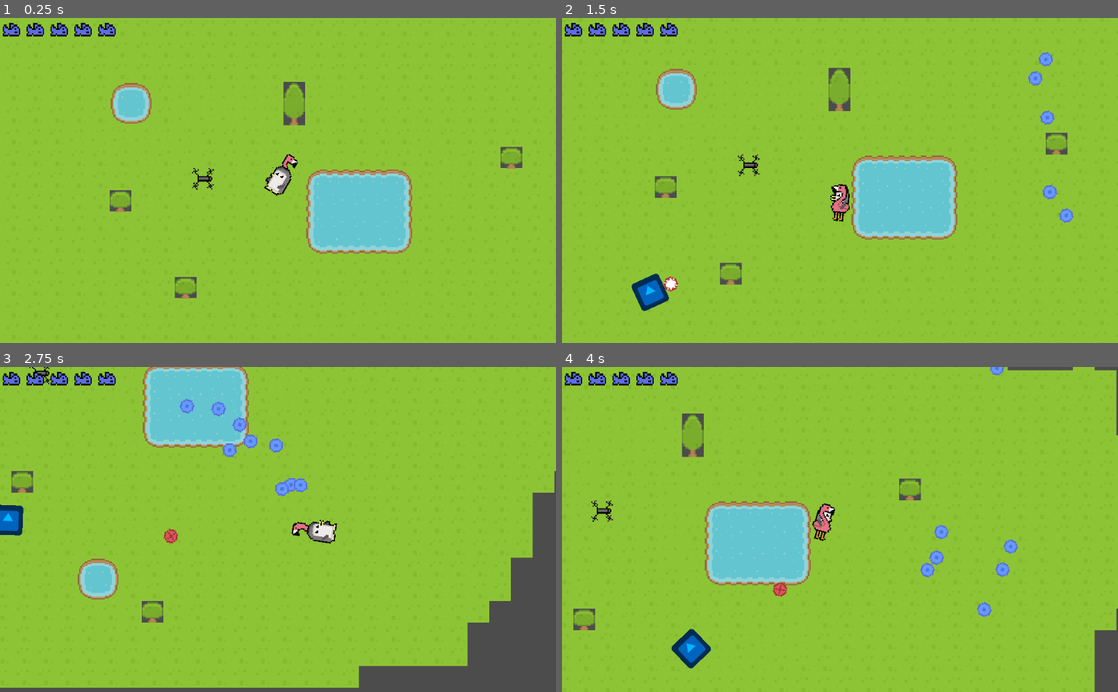
Above: before the commit, frames 1-4 (two rows, left to right).
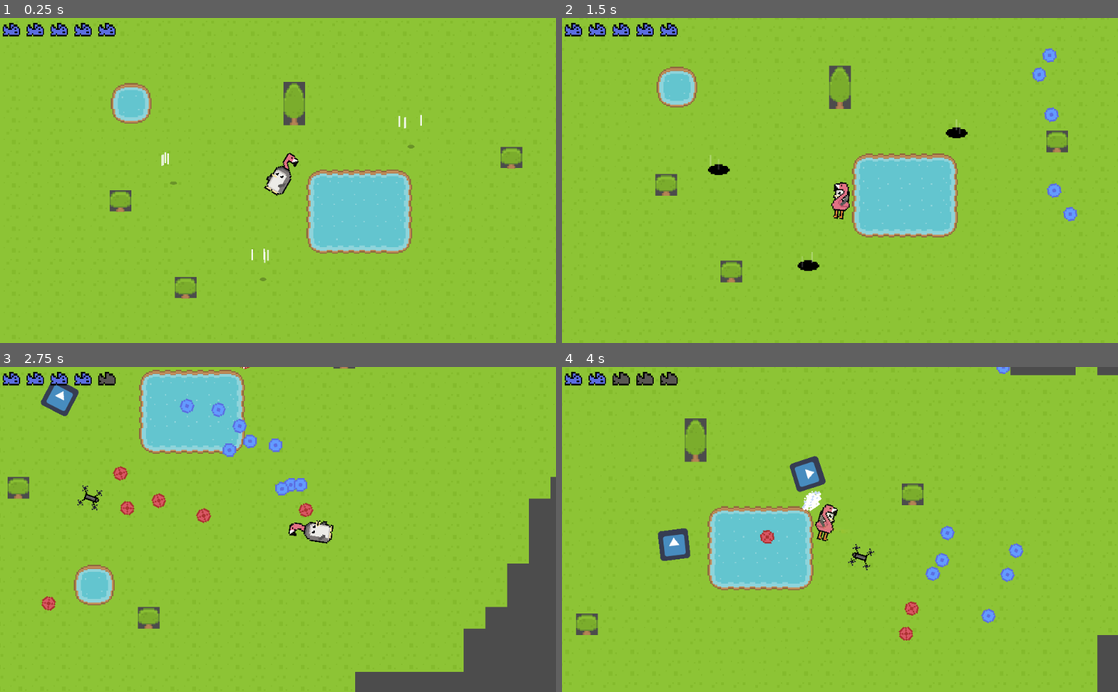
Above: after the commit, the same moments.

Repository: wladi0097/PenMingo
Game: Godot game, scene res://worlds/Debug.tscn
Two runs of this game, one before a commit and one after it. Both use one fixed random seed, a clock stepped at 60 frames per second and the inputs below. The engine's default icon, where the game draws it, is replaced by a stand-in: a white triangle on a blue panel in a dark square.
Inputs (mouse positions are in pixels of both pictures, inside the frame that each line leads up to):
- Up to frame 1 (0.25 s): no input
- Up to frame 2 (1.5 s): move the mouse to (962, 164) at 0.52 s; press the mouse at (962, 164) at 0.53 s; hold D (right) 0.53-1.28 s; right-click (962, 164) at 0.8 s; move the mouse to (728, 196) at 1.27 s; release the mouse at (728, 196) at 1.28 s; hold S (down) from 1.28 s (still down); right-click (728, 196) at 1.35 s
- Up to frame 3 (2.75 s): click (166, 545) at 1.55 s; move the mouse to (333, 458) at 2.02 s; release S (down) at 2.03 s; press the mouse at (333, 458) at 2.03 s; hold D (right) from 2.03 s (still down); right-click (333, 458) at 2.3 s
- Up to frame 4 (4 s): move the mouse to (812, 594) at 2.77 s; release D (right) at 2.78 s; release the mouse at (812, 594) at 2.78 s; hold W (up) 2.78-3.53 s; right-click (812, 594) at 2.85 s; click (812, 594) at 3.05 s; move the mouse to (1006, 578) at 3.52 s; press the mouse at (1006, 578) at 3.53 s; hold A (left) from 3.53 s (still down); right-click (1006, 578) at 3.8 s

The runs differ from the first frame. In frame 1, 0.3% of the frame differs, in the area x 29-76%, y 29-81%; in frame 2, 4.0%; in frame 3, 7.1%, in the area x 0-100%, y 0-100%; in frame 4, 6.7%.
Error before the commit: Invalid get index '0' (on base: 'PoolVector2Array'). (res://entities/SingleShotEnemy.gd:33)

Commit message:
add spwaner and invincible time

Diff:
--- a/entities/Player.gd
+++ b/entities/Player.gd
@@ -15,7 +15,10 @@
 
 onready var camera := $Camera2D
 onready var animations := $AnimationPlayer
+onready var hitAnimationPlayer := $HitAnimationPlayer
+onready var hitCooldown := $HitCooldown
 onready var switchTimer := $switchTimer
+onready var invincibleTimerAfterSwitch := $InvincibleTimerAfterSwitch
 onready var switchTrail := $switchTrail
 onready var collision := $CollisionShape2D
 onready var penguinShotPosition := $penguinShot
@@ -43,7 +46,7 @@
 	updateHpBox()
 	rng.randomize()
 
-func _process(delta):
+func _physics_process(delta):
 	movement()
 	rotateSpriteAccoringToMouse()
 
@@ -70,6 +73,7 @@
 func slide():
 	if switchTimer.is_stopped():
 		switchTimer.start()
+		invincibleTimerAfterSwitch.start()
 		penguinShootLoopAudio.stop()
 		if currentplayerType == PlayerTypes.PENGUIN:
 			showFlamingoSettings()
@@ -180,6 +184,10 @@
 		collision.position.y = -6
 
 func hit(body, dmg):
+	if !hitCooldown.is_stopped() || !invincibleTimerAfterSwitch.is_stopped(): return
+	hitCooldown.start()
+
+	hitAnimationPlayer.play("hit")
 	currentHp -= 1
 	updateHpBox()
 
--- a/entities/Player.tscn
+++ b/entities/Player.tscn
@@ -12,6 +12,34 @@
 [ext_resource path="res://assets/player/FlamingoIdle.png" type="Texture" id=10]
 [ext_resource path="res://assets/player/FlamingoMoving.png" type="Texture" id=11]
 [ext_resource path="res://assets/player/FlamingoAttack.png" type="Texture" id=12]
+
+[sub_resource type="Animation" id=23]
+resource_name = "hit"
+length = 0.8
+tracks/0/type = "value"
+tracks/0/path = NodePath("..:modulate")
+tracks/0/interp = 1
+tracks/0/loop_wrap = true
+tracks/0/imported = false
+tracks/0/enabled = true
+tracks/0/keys = {
+"times": PoolRealArray( 0.00290622, 0.202334, 0.388388, 0.593048, 0.78608 ),
+"transitions": PoolRealArray( 1, 1, 1, 1, 1 ),
+"update": 0,
+"values": [ Color( 1, 1, 1, 1 ), Color( 1, 1, 1, 0 ), Color( 1, 1, 1, 1 ), Color( 1, 1, 1, 0 ), Color( 1, 1, 1, 1 ) ]
+}
+tracks/1/type = "value"
+tracks/1/path = NodePath(".:zoom")
+tracks/1/interp = 1
+tracks/1/loop_wrap = true
+tracks/1/imported = false
+tracks/1/enabled = true
+tracks/1/keys = {
+"times": PoolRealArray( 0.00930272, 0.0720961, 0.355829 ),
+"transitions": PoolRealArray( 1, 1, 1 ),
+"update": 0,
+"values": [ Vector2( 0.4, 0.4 ), Vector2( 0.42, 0.42 ), Vector2( 0.4, 0.4 ) ]
+}
 
 [sub_resource type="Animation" id=2]
 resource_name = "shootFlamingo"
@@ -41,9 +69,20 @@
 "values": [ true, false ]
 }
 
-[sub_resource type="Animation" id=4]
+[sub_resource type="Animation" id=24]
 resource_name = "switch"
-length = 0.3
+tracks/0/type = "value"
+tracks/0/path = NodePath("FlamingoSprite/flamingoAttack:visible")
+tracks/0/interp = 1
+tracks/0/loop_wrap = true
+tracks/0/imported = false
+tracks/0/enabled = true
+tracks/0/keys = {
+"times": PoolRealArray( 0.00048437 ),
+"transitions": PoolRealArray( 1 ),
+"update": 1,
+"values": [ false ]
+}
 
 [sub_resource type="RectangleShape2D" id=1]
 extents = Vector2( 8, 16 )
@@ -150,14 +189,17 @@
 script = ExtResource( 2 )
 
 [node name="Camera2D" type="Camera2D" parent="."]
-offset = Vector2( -9.1745, 0 )
 current = true
 zoom = Vector2( 0.4, 0.4 )
 smoothing_enabled = true
 
+[node name="HitAnimationPlayer" type="AnimationPlayer" parent="."]
+root_node = NodePath("../Camera2D")
+anims/hit = SubResource( 23 )
+
 [node name="AnimationPlayer" type="AnimationPlayer" parent="."]
 anims/shootFlamingo = SubResource( 2 )
-anims/switch = SubResource( 4 )
+anims/switch = SubResource( 24 )
 
 [node name="CollisionShape2D" type="CollisionShape2D" parent="."]
 position = Vector2( 0, -6 )
@@ -176,24 +218,26 @@
 [node name="flamingoIdle" type="AnimatedSprite" parent="FlamingoSprite"]
 position = Vector2( 0, -6 )
 frames = SubResource( 19 )
+playing = true
+
+[node name="flamingoAttack" type="Sprite" parent="FlamingoSprite"]
+visible = false
+position = Vector2( 0, -6 )
+texture = ExtResource( 12 )
+
+[node name="PenguinSprite" type="Node2D" parent="."]
+
+[node name="penguinMove" type="AnimatedSprite" parent="PenguinSprite"]
+visible = false
+position = Vector2( 0, -6 )
+frames = SubResource( 13 )
 frame = 1
-playing = true
-
-[node name="flamingoAttack" type="Sprite" parent="FlamingoSprite"]
-position = Vector2( 0, -6 )
-texture = ExtResource( 12 )
-
-[node name="PenguinSprite" type="Node2D" parent="."]
-
-[node name="penguinMove" type="AnimatedSprite" parent="PenguinSprite"]
-visible = false
-position = Vector2( 0, -6 )
-frames = SubResource( 13 )
 playing = true
 
 [node name="penguinIdle" type="AnimatedSprite" parent="PenguinSprite"]
 position = Vector2( -5.36442e-07, -6 )
 frames = SubResource( 7 )
+frame = 1
 playing = true
 
 [node name="penguinAttack" type="AnimatedSprite" parent="PenguinSprite"]
@@ -205,6 +249,7 @@
 [node name="penguinIdleBackpack" type="AnimatedSprite" parent="PenguinSprite"]
 position = Vector2( 0, -6 )
 frames = SubResource( 10 )
+frame = 1
 playing = true
 
 [node name="penguinShot" type="Position2D" parent="."]
@@ -220,6 +265,14 @@
 
 [node name="switchTimer" type="Timer" parent="."]
 wait_time = 0.8
+one_shot = true
+
+[node name="HitCooldown" type="Timer" parent="."]
+wait_time = 0.8
+one_shot = true
+
+[node name="InvincibleTimerAfterSwitch" type="Timer" parent="."]
+wait_time = 0.3
 one_shot = true
 
 [node name="penguinShootLoop" type="AudioStreamPlayer" parent="."]
--- a/entities/RunnerEnemy.gd
+++ b/entities/RunnerEnemy.gd
@@ -1,14 +1,36 @@
 extends KinematicBody2D
 
+var speed = 200
+var shotKnockback = 10
+var afterAttackKnockback = 30
+var hp = 5
+onready var navigation : Navigation2D = find_parent("Navigation2D")
+onready var afterAttackCooldown := $AfterAttackCooldown
+onready var animations := $AnimationPlayer
 
-# Declare member variables here. Examples:
-# var a = 2
-# var b = "text"
-
-
-# Called when the node enters the scene tree for the first time.
 func _ready():
 	pass # Replace with function body.
 
-func hit(body, dmg):
-	pass
+func followUntilPlayerIsVisible(delta):
+	var path = navigation.get_simple_path(self.position, GLOBAL.player.position)
+	path.remove(0)
+	move_and_slide(self.position.direction_to(path[0]).normalized() * speed)
+
+func _physics_process(delta):
+	if afterAttackCooldown.is_stopped():
+		followUntilPlayerIsVisible(delta)
+		look_at(GLOBAL.player.global_position)
+
+func hit(bullet, dmg):
+	animations.play("hit")
+	move_and_collide(bullet.global_position.direction_to(self.global_position).normalized() * shotKnockback)
+
+	hp -= dmg
+	if hp <= 0:
+		queue_free()
+
+func _on_PlayerEnter_body_entered(body):
+	animations.play("afterAttack")
+	afterAttackCooldown.start()
+	body.hit(self, 1)
+	move_and_collide(body.global_position.direction_to(self.global_position).normalized() * afterAttackKnockback)
--- a/entities/RunnerEnemy.tscn
+++ b/entities/RunnerEnemy.tscn
@@ -1,7 +1,8 @@
-[gd_scene load_steps=9 format=2]
+[gd_scene load_steps=13 format=2]
 
 [ext_resource path="res://assets/enemies/drone.png" type="Texture" id=1]
 [ext_resource path="res://entities/RunnerEnemy.gd" type="Script" id=2]
+[ext_resource path="res://assets/sprites/bulletCollision.png" type="Texture" id=3]
 
 [sub_resource type="AtlasTexture" id=1]
 atlas = ExtResource( 1 )
@@ -29,13 +30,87 @@
 
 [sub_resource type="CircleShape2D" id=6]
 
+[sub_resource type="CircleShape2D" id=7]
+radius = 12.0
+
+[sub_resource type="Animation" id=8]
+resource_name = "afterAttack"
+length = 0.5
+tracks/0/type = "value"
+tracks/0/path = NodePath("AnimatedSprite:rotation_degrees")
+tracks/0/interp = 1
+tracks/0/loop_wrap = true
+tracks/0/imported = false
+tracks/0/enabled = true
+tracks/0/keys = {
+"times": PoolRealArray( 0, 0.467267, 0.5 ),
+"transitions": PoolRealArray( 1, 1, 1 ),
+"update": 0,
+"values": [ 0.0, 360.0, 0.0 ]
+}
+tracks/1/type = "value"
+tracks/1/path = NodePath("AttackSprite:visible")
+tracks/1/interp = 1
+tracks/1/loop_wrap = true
+tracks/1/imported = false
+tracks/1/enabled = true
+tracks/1/keys = {
+"times": PoolRealArray( 0.00232568, 0.0576316 ),
+"transitions": PoolRealArray( 1, 1 ),
+"update": 1,
+"values": [ true, false ]
+}
+
+[sub_resource type="Animation" id=9]
+resource_name = "hit"
+length = 0.3
+tracks/0/type = "value"
+tracks/0/path = NodePath("AnimatedSprite:modulate")
+tracks/0/interp = 1
+tracks/0/loop_wrap = true
+tracks/0/imported = false
+tracks/0/enabled = true
+tracks/0/keys = {
+"times": PoolRealArray( 0.00325484, 0.151169, 0.3 ),
+"transitions": PoolRealArray( 1, 1, 1 ),
+"update": 0,
+"values": [ Color( 1, 1, 1, 1 ), Color( 1, 0, 0.164706, 1 ), Color( 1, 1, 1, 1 ) ]
+}
+
 [node name="RunnerEnemy" type="KinematicBody2D"]
+collision_layer = 8
+collision_mask = 20
 script = ExtResource( 2 )
 
 [node name="AnimatedSprite" type="AnimatedSprite" parent="."]
 frames = SubResource( 5 )
-frame = 2
+frame = 3
 playing = true
 
 [node name="CollisionShape2D" type="CollisionShape2D" parent="."]
 shape = SubResource( 6 )
+
+[node name="Line2D" type="Line2D" parent="."]
+
+[node name="PlayerEnter" type="Area2D" parent="."]
+collision_layer = 0
+collision_mask = 4
+
+[node name="CollisionShape2D" type="CollisionShape2D" parent="PlayerEnter"]
+shape = SubResource( 7 )
+
+[node name="AfterAttackCooldown" type="Timer" parent="."]
+wait_time = 0.5
+one_shot = true
+
+[node name="AnimationPlayer" type="AnimationPlayer" parent="."]
+anims/afterAttack = SubResource( 8 )
+anims/hit = SubResource( 9 )
+
+[node name="AttackSprite" type="Sprite" parent="."]
+visible = false
+position = Vector2( 8, 0 )
+scale = Vector2( 1, 2 )
+texture = ExtResource( 3 )
+
+[connection signal="body_entered" from="PlayerEnter" to="." method="_on_PlayerEnter_body_entered"]
--- a/entities/SingleShotEnemy.gd
+++ b/entities/ShootEnemy.gd
@@ -1,8 +1,12 @@
 extends KinematicBody2D
+
+enum ENEMY_TYPE {regular, shotgun}
+export(ENEMY_TYPE) var currentType = ENEMY_TYPE.regular
 
 var knockback = 2
 var speed = 100
 var hp = 10
+var shotgunSpread =  0.3
 onready var animations := $AnimationPlayer
 onready var checkPlayerVisible := $checkPlayerVisible
 onready var shotCooldown := $shotCooldown
@@ -21,11 +25,20 @@
 	if hp <= 0:
 		queue_free()
 
-func shoot():
+func shoot(new_rotation):
 	var bullet_instance = regularBullet.instance()
 	bullet_instance.isFromEnemy = true
-	bullet_instance.fire(shotPosition.global_position, self.rotation_degrees, rotation)
+	bullet_instance.fire(shotPosition.global_position, self.rotation_degrees, new_rotation)
 	get_tree().get_root().call_deferred("add_child", bullet_instance)
+
+
+func regularShoot():
+	shoot(rotation)
+
+func shotgunShoot():
+	shoot(rotation)
+	shoot(rotation + shotgunSpread)
+	shoot(rotation - shotgunSpread)
 
 func followUntilPlayerIsVisible(delta):
 	var path = navigation.get_simple_path(self.position, GLOBAL.player.position)
@@ -39,6 +52,9 @@
 	if collision is KinematicBody2D:
 		if shotCooldown.is_stopped():
 			shotCooldown.start()
-			shoot()
+			if currentType == ENEMY_TYPE.regular:
+				regularShoot()
+			elif currentType == ENEMY_TYPE.shotgun:
+				shotgunShoot()
 	else:
 		followUntilPlayerIsVisible(delta)
--- a/entities/SingleShotEnemy.tscn
+++ b/entities/ShootEnemy.tscn
@@ -1,7 +1,7 @@
 [gd_scene load_steps=5 format=2]
 
 [ext_resource path="res://icon.png" type="Texture" id=1]
-[ext_resource path="res://entities/SingleShotEnemy.gd" type="Script" id=2]
+[ext_resource path="res://entities/ShootEnemy.gd" type="Script" id=2]
 
 [sub_resource type="CircleShape2D" id=3]
 radius = 16.0312
@@ -22,14 +22,14 @@
 "values": [ Color( 1, 1, 1, 1 ), Color( 0, 0.717647, 1, 1 ), Color( 1, 1, 1, 1 ) ]
 }
 
-[node name="SingleShotEnemy" type="KinematicBody2D"]
+[node name="ShootEnemy" type="KinematicBody2D"]
 collision_layer = 8
 collision_mask = 31
 collision/safe_margin = 5.0
 script = ExtResource( 2 )
 
 [node name="Sprite" type="Sprite" parent="."]
-modulate = Color( 0, 0.717647, 1, 1 )
+modulate = Color( 0.517342, 0.86372, 1, 1 )
 scale = Vector2( 0.34375, 0.34375 )
 texture = ExtResource( 1 )
 
--- /dev/null
+++ b/entities/Spawner.gd
@@ -0,0 +1,29 @@
+extends Node2D
+
+onready var animations := $AnimationPlayer
+onready var navigationNode : Navigation2D = find_parent("Navigation2D")
+
+var enemies = []
+enum ENEMIES {regularShooter, shotgunShooter, regularDrone}
+export(ENEMIES) var spawnEnemy = ENEMIES.regularShooter
+
+func _ready():
+	animations.play("spawn")
+	yield(animations, "animation_finished")
+
+	var instance: KinematicBody2D
+	match spawnEnemy:
+		ENEMIES.regularShooter:
+			instance = load("res://entities/ShootEnemy.tscn").instance()
+		ENEMIES.shotgunShooter:
+			instance = load("res://entities/ShootEnemy.tscn").instance()
+			instance.currentType = 1
+		ENEMIES.regularDrone:
+			instance= load("res://entities/RunnerEnemy.tscn").instance()
+
+	instance.global_position = global_position
+	navigationNode.add_child(instance)
+
+	animations.play("spawnComplete")
+	yield(animations, "animation_finished")
+	queue_free()
--- /dev/null
+++ b/entities/Spawner.tscn
@@ -0,0 +1,104 @@
+[gd_scene load_steps=8 format=2]
+
+[ext_resource path="res://assets/sprites/shadow.png" type="Texture" id=1]
+[ext_resource path="res://entities/Spawner.gd" type="Script" id=2]
+[ext_resource path="res://assets/sprites/spawnParticle.png" type="Texture" id=3]
+
+[sub_resource type="Animation" id=1]
+resource_name = "spawn"
+length = 1.5
+tracks/0/type = "value"
+tracks/0/path = NodePath("Sprite:scale")
+tracks/0/interp = 1
+tracks/0/loop_wrap = true
+tracks/0/imported = false
+tracks/0/enabled = true
+tracks/0/keys = {
+"times": PoolRealArray( -0.0241745, 1 ),
+"transitions": PoolRealArray( 1, 1 ),
+"update": 0,
+"values": [ Vector2( 0.1, 0.1 ), Vector2( 1, 1 ) ]
+}
+tracks/1/type = "value"
+tracks/1/path = NodePath("spawnLoading:emitting")
+tracks/1/interp = 1
+tracks/1/loop_wrap = true
+tracks/1/imported = false
+tracks/1/enabled = true
+tracks/1/keys = {
+"times": PoolRealArray( 0.00241745, 1 ),
+"transitions": PoolRealArray( 1, 1 ),
+"update": 1,
+"values": [ true, false ]
+}
+tracks/2/type = "value"
+tracks/2/path = NodePath("Sprite:modulate")
+tracks/2/interp = 1
+tracks/2/loop_wrap = true
+tracks/2/imported = false
+tracks/2/enabled = true
+tracks/2/keys = {
+"times": PoolRealArray( 0, 0.2, 0.4, 0.6, 0.8, 1 ),
+"transitions": PoolRealArray( 1, 1, 1, 1, 1, 1 ),
+"update": 0,
+"values": [ Color( 1, 1, 1, 1 ), Color( 1, 1, 1, 0 ), Color( 1, 1, 1, 1 ), Color( 1, 1, 1, 0 ), Color( 1, 1, 1, 1 ), Color( 1, 1, 1, 1 ) ]
+}
+
+[sub_resource type="Animation" id=4]
+resource_name = "spawnComplete"
+length = 0.5
+tracks/0/type = "value"
+tracks/0/path = NodePath("spawnComplete:emitting")
+tracks/0/interp = 1
+tracks/0/loop_wrap = true
+tracks/0/imported = false
+tracks/0/enabled = true
+tracks/0/keys = {
+"times": PoolRealArray( 0 ),
+"transitions": PoolRealArray( 1 ),
+"update": 1,
+"values": [ true ]
+}
+
+[sub_resource type="Gradient" id=2]
+colors = PoolColorArray( 1, 1, 1, 1, 1, 1, 1, 0.137255 )
+
+[sub_resource type="Gradient" id=3]
+colors = PoolColorArray( 1, 0.612305, 0, 1, 1, 1, 1, 0 )
+
+[node name="Spawner" type="Node2D"]
+script = ExtResource( 2 )
+
+[node name="Sprite" type="Sprite" parent="."]
+position = Vector2( 0, 1 )
+texture = ExtResource( 1 )
+
+[node name="AnimationPlayer" type="AnimationPlayer" parent="."]
+anims/spawn = SubResource( 1 )
+anims/spawnComplete = SubResource( 4 )
+
+[node name="spawnLoading" type="CPUParticles2D" parent="."]
+position = Vector2( 0, -17 )
+emitting = false
+amount = 10
+lifetime = 0.6
+texture = ExtResource( 3 )
+emission_shape = 2
+emission_rect_extents = Vector2( 8, 1 )
+color_ramp = SubResource( 2 )
+
+[node name="spawnComplete" type="CPUParticles2D" parent="."]
+position = Vector2( 0, 3 )
+emitting = false
+amount = 20
+lifetime = 0.5
+one_shot = true
+speed_scale = 2.0
+spread = 180.0
+gravity = Vector2( 0, 0 )
+initial_velocity = 200.0
+initial_velocity_random = 1.0
+damping = 5.0
+scale_amount = 10.0
+scale_amount_random = 1.0
+color_ramp = SubResource( 3 )
--- a/worlds/Debug.tscn
+++ b/worlds/Debug.tscn
@@ -1,10 +1,9 @@
-[gd_scene load_steps=6 format=2]
+[gd_scene load_steps=5 format=2]
 
 [ext_resource path="res://assets/mainTileSet.tres" type="TileSet" id=1]
 [ext_resource path="res://entities/Player.tscn" type="PackedScene" id=2]
-[ext_resource path="res://entities/SingleShotEnemy.tscn" type="PackedScene" id=3]
+[ext_resource path="res://entities/Spawner.tscn" type="PackedScene" id=3]
 [ext_resource path="res://assets/audio/town-10169.mp3" type="AudioStream" id=4]
-[ext_resource path="res://entities/RunnerEnemy.tscn" type="PackedScene" id=5]
 
 [node name="Debug" type="Node2D"]
 
@@ -29,12 +28,18 @@
 [node name="Player" parent="Navigation2D" instance=ExtResource( 2 )]
 position = Vector2( 28, 25 )
 
-[node name="singleshotenemy4" parent="Navigation2D" instance=ExtResource( 3 )]
-position = Vector2( -244, 131 )
+[node name="Spawner" parent="Navigation2D" instance=ExtResource( 3 )]
+position = Vector2( -49, 25 )
 
-[node name="drone" parent="Navigation2D" instance=ExtResource( 5 )]
-position = Vector2( -27, 24 )
+[node name="Spawner2" parent="Navigation2D" instance=ExtResource( 3 )]
+position = Vector2( 126, -2 )
+spawnEnemy = 1
+
+[node name="Spawner3" parent="Navigation2D" instance=ExtResource( 3 )]
+position = Vector2( 17, 96 )
+spawnEnemy = 2
 
 [node name="AudioStreamPlayer" type="AudioStreamPlayer" parent="."]
 stream = ExtResource( 4 )
 volume_db = -5.0
+autoplay = true
Binary file added: assets/sprites/shadow.aseprite
Binary file added: assets/sprites/shadow.png
Not shown, added: assets/sprites/shadow.png.import
Binary file added: assets/sprites/spawnParticle.aseprite
Binary file added: assets/sprites/spawnParticle.png
Not shown, added: assets/sprites/spawnParticle.png.import
Not shown: 1 places in entities/Player.tscn that only renumber resources
